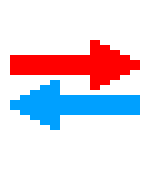
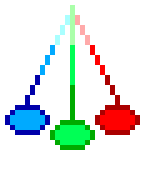
Layers edited between the first and the second 150×170 image:
hid "Motion", painted on it over box(5, 35, 140, 135)
renamed "Square" to "Scene", showed it, painted on it over box(5, 5, 140, 150)
